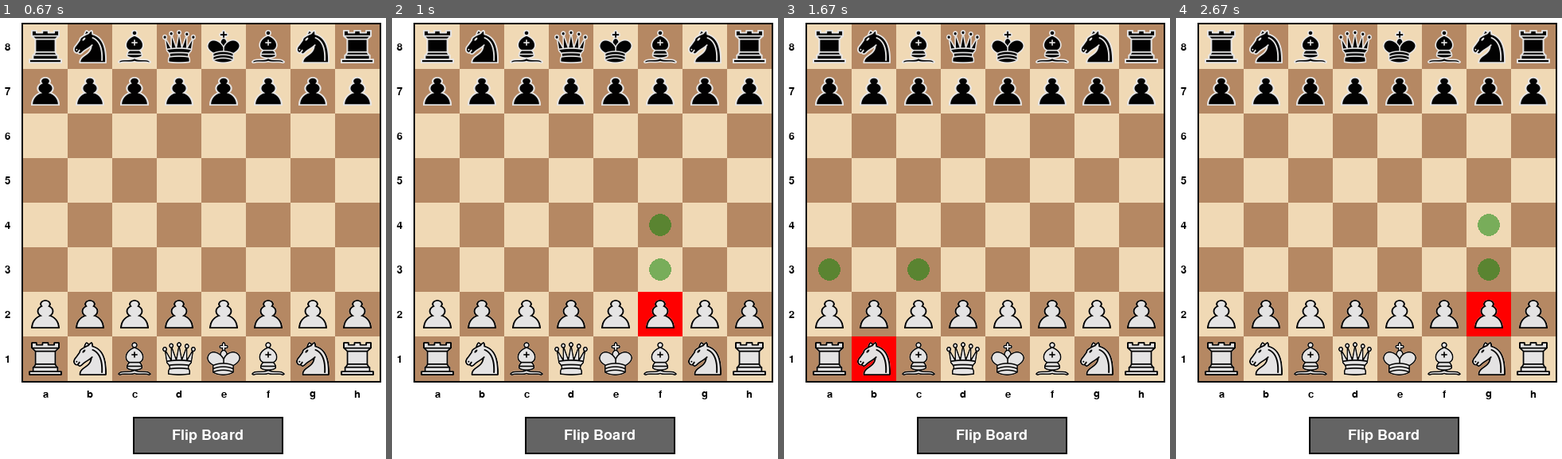
Above: before the commit, frames 1-4 (left to right).
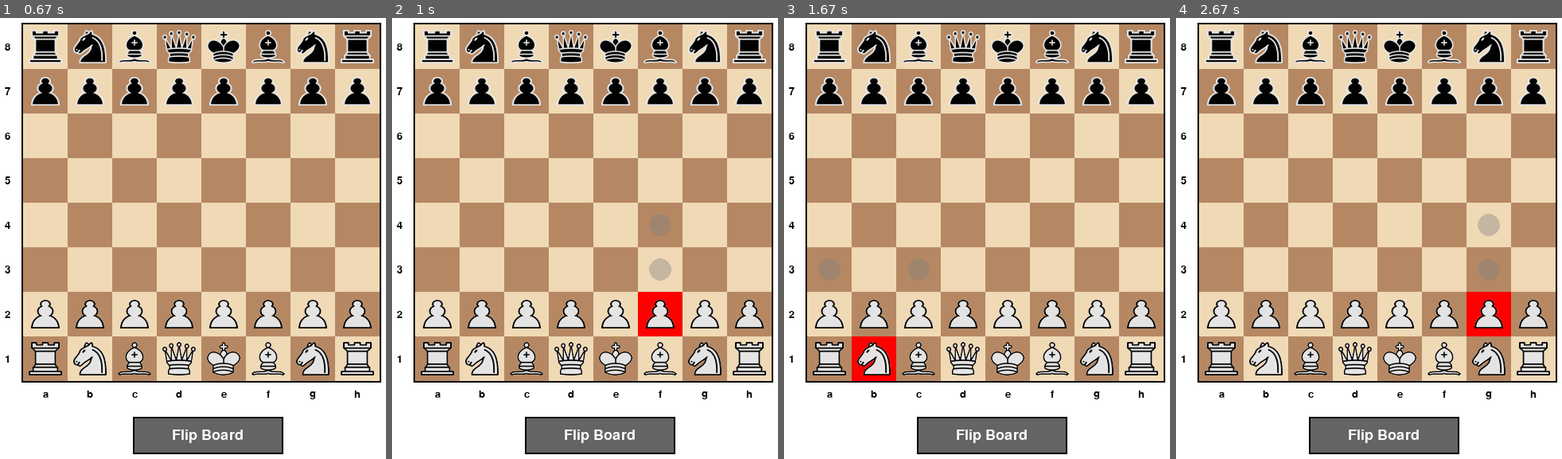
Above: after the commit, the same moments.

Repository: copperfishgh/testy
Game: pygame game, started from main.py
The game is run twice, just before and just after one commit, with the same random seed, the same clock (stepped at 60 frames per second) and the same inputs.
Inputs (mouse positions are in pixels of both pictures, inside the frame that each line leads up to):
- Up to frame 1 (0.67 s): click (208, 229) at 0.38 s
- Up to frame 2 (1 s): click (642, 331) at 0.72 s
- Up to frame 3 (1.67 s): click (857, 339) at 1.05 s; tap U at 1.33 s
- Up to frame 4 (2.67 s): click (1365, 348) at 2.22 s; click (1496, 300) at 2.55 s

Frame 1 is identical in both runs. In frame 2, 0.4% of the frame differs, in the area x 66-73%, y 44-60%; in frame 3, 0.4%; in frame 4, 0.4%.

Commit message:
Add board annotation color scheme with light grey move indicators
- Define annotation colors: neutral grey, warning red, caution yellow, positive green
- Update legal move indicators from bright green to subtle light grey circles
- Reduce transparency for minimal visual intrusion on pieces
- Establish consistent color system for future board annotations

🤖 Generated with [Claude Code](https://claude.ai/code)

Co-Authored-By: Claude <noreply@anthropic.com>

Diff:
--- a/config.py
+++ b/config.py
@@ -49,6 +49,12 @@
     RED_TEXT = (255, 0, 0)
     BLACK_TEXT = (0, 0, 0)
 
+    # Board annotation colors (neutral, warning, caution, positive)
+    ANNOTATION_NEUTRAL = (128, 128, 128)     # Light grey for neutral/informational
+    ANNOTATION_WARNING = (255, 0, 0)        # Red for strong warnings
+    ANNOTATION_CAUTION = (255, 255, 0)      # Yellow for awareness/caution
+    ANNOTATION_POSITIVE = (0, 255, 0)       # Green for good/positive
+
 class AudioConfig:
     """Audio system configuration"""
 
--- a/display.py
+++ b/display.py
@@ -105,8 +105,8 @@
         center_x = self.square_size // 2
         center_y = self.square_size // 2
 
-        # Draw translucent circle (green with 128 alpha for 50% transparency)
-        circle_color = (0, 128, 0, 128)  # Green with 50% transparency
+        # Draw translucent circle (light grey with alpha for subtle visibility)
+        circle_color = (*Colors.ANNOTATION_NEUTRAL, 100)  # Light grey with transparency
         pygame.draw.circle(circle_surface, circle_color, (center_x, center_y), circle_radius)
 
         return circle_surface
